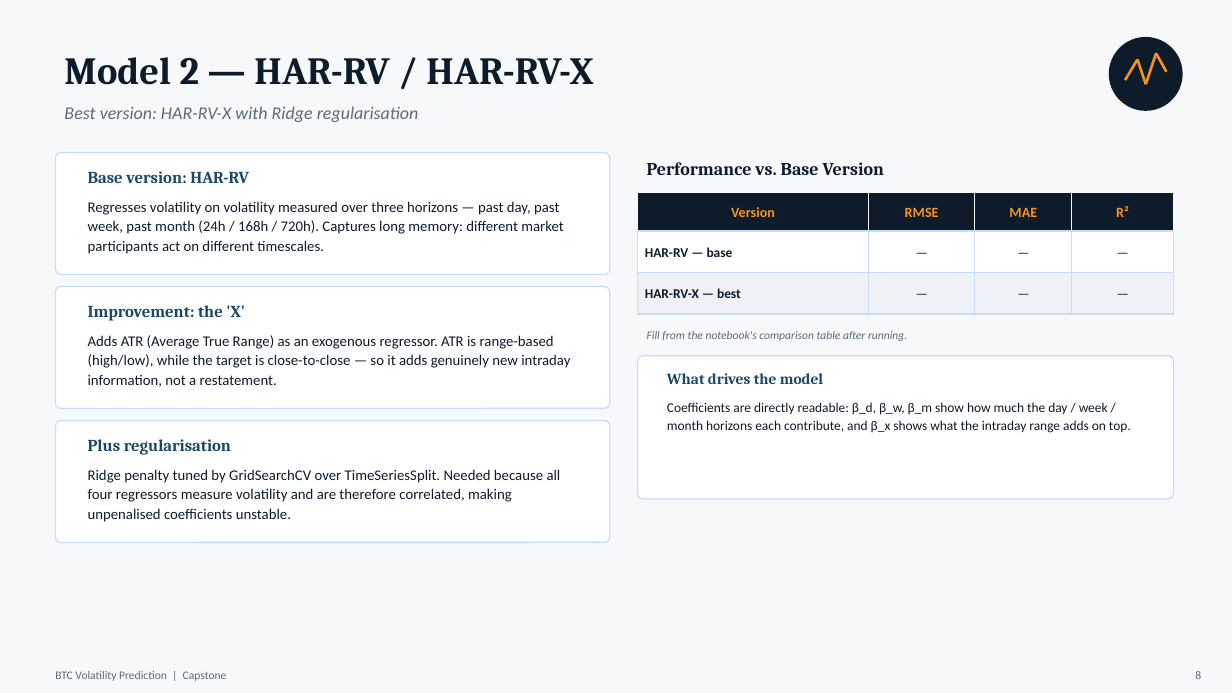
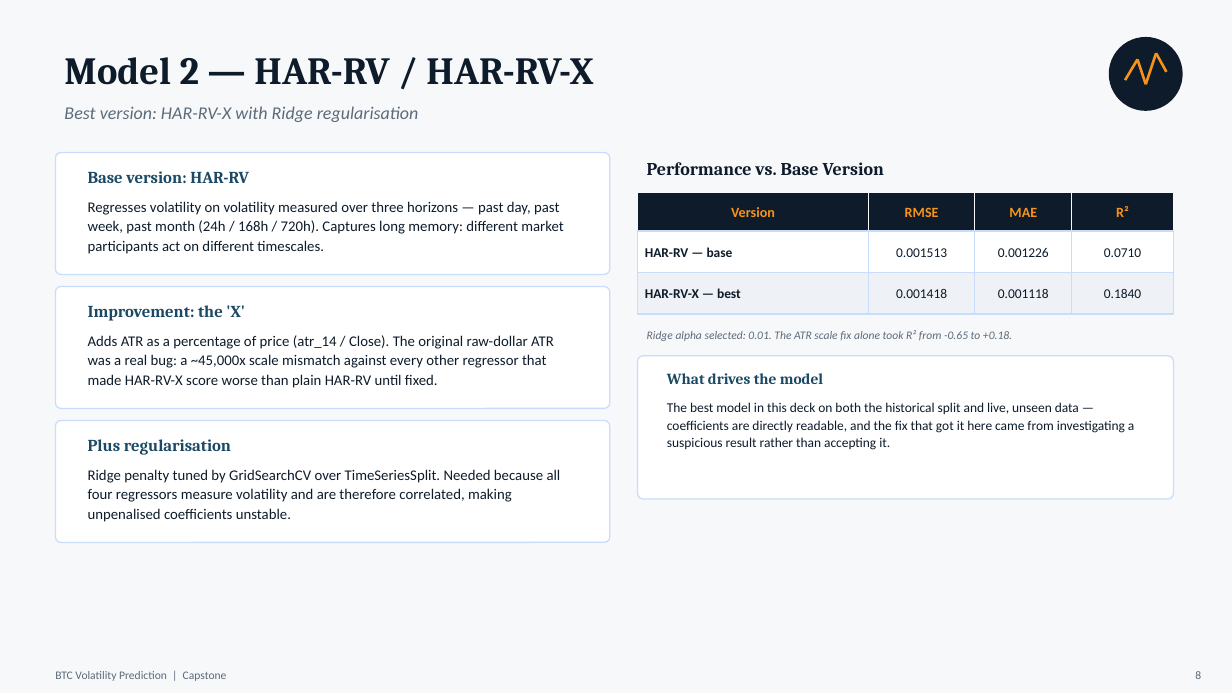
Before and after one commit to mhejairi10/bitcoin-volatility-prediction, a slide deck: slide 8 of presentation/capstone-btc-volatility.pptx. Drawn at 1232x693 pixels with LibreOffice and Linux fonts; fonts in the diff are those of the drawing. Boxes give left, top, right and bottom in pixels: in the first picture for what was removed or moved away, otherwise in the second. Text is boxed around its words. In the diff, an @@ line names an element or a change of style, - is before the commit and + after.

```diff
--- a/presentation/capstone-btc-volatility.pptx
+++ b/presentation/capstone-btc-volatility.pptx
@@ text at (896, 248, 947, 257): text changed @@
-—
+0.001513
@@ text at (998, 248, 1049, 257): text changed @@
-—
+0.001226
@@ text at (1104, 248, 1141, 257): text changed @@
-—
+0.0710
@@ text at (896, 289, 947, 298): text changed @@
-—
+0.001418
@@ text at (998, 289, 1049, 298): text changed @@
-—
+0.001118
@@ text at (1104, 289, 1141, 298): text changed @@
-—
+0.1840
@@ text at (88, 335, 554, 388): text changed @@
-Adds ATR (Average True Range) as an exogenous regressor. ATR is range-based (high/low), while the target is close-to-close — so it adds genuinely new intraday information, not a restatement.
+Adds ATR as a percentage of price (atr_14 / Close). The original raw-dollar ATR was a real bug: a ~45,000x scale mismatch against every other regressor that made HAR-RV-X score worse than plain HAR-RV until fixed.
@@ text at (647, 330, 1012, 341): text changed @@
-Fill from the notebook's comparison table after running.
+Ridge alpha selected: 0.01. The ATR scale fix alone took R² from -0.65 to +0.18.
@@ text at (667, 402, 1134, 450): text changed @@
-Coefficients are directly readable: β_d, β_w, β_m show how much the day / week / month horizons each contribute, and β_x shows what the intraday range adds on top.
+The best model in this deck on both the historical split and live, unseen data — coefficients are directly readable, and the fix that got it here came from investigating a suspicious result rather than accepting it.
```
Also in this commit, not shown: 10 other slides changed, 1 slide added, 7 other files.
